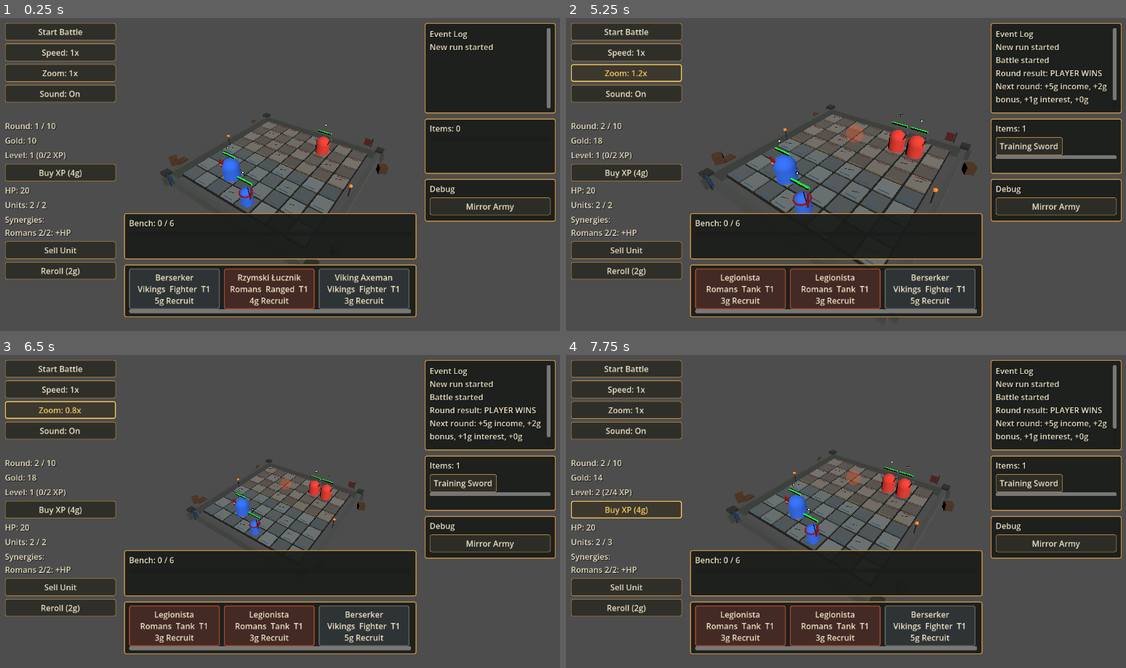
Above: before the commit, frames 1-4 (two rows, left to right).
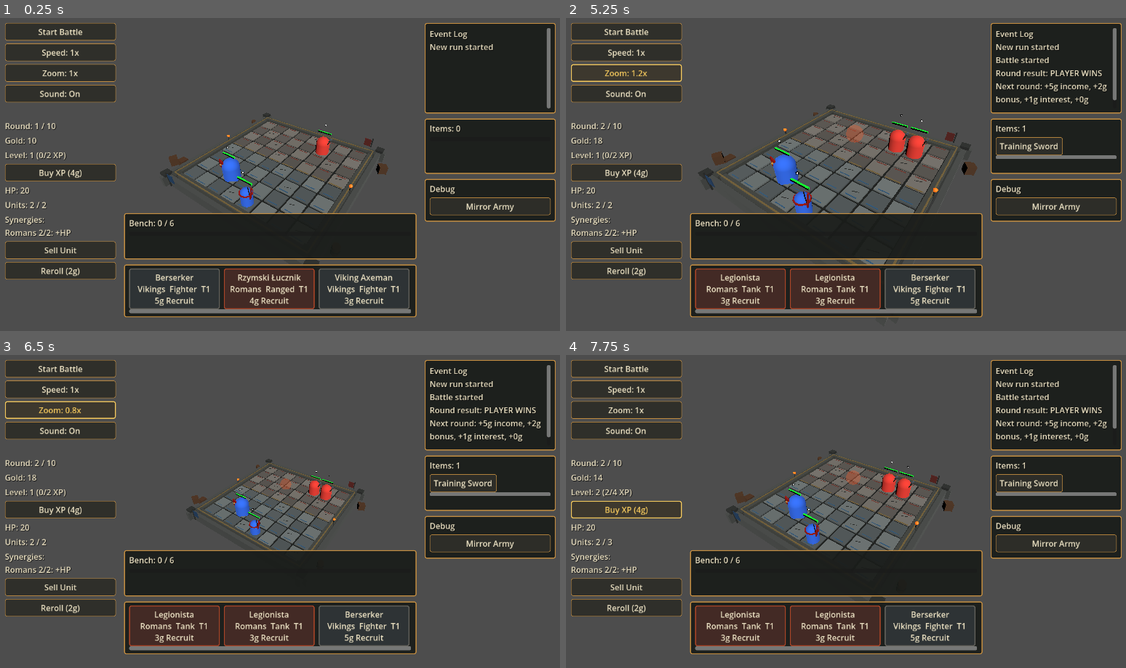
Above: after the commit, the same moments.

Repository: janmgryka-bit/warmarket
Game: Godot game, scene res://scenes/Main.tscn
The game is run twice, just before and just after one commit, with the same random seed, the same clock (stepped at 60 frames per second) and the same inputs.
Inputs:
- Up to frame 1 (0.25 s): no input
- Up to frame 2 (5.25 s): click "Start Battle" at 0.5 s; click "Start Battle" at 1.25 s; click "Speed: 1x" at 2 s; click "Speed: 2x" at 2.75 s; click "Speed: 4x" at 3.5 s; click "Next Round" at 4.25 s; click "Zoom: 1x" at 5 s
- Up to frame 3 (6.5 s): click "Zoom: 1.2x" at 5.75 s
- Up to frame 4 (7.75 s): click "Zoom: 0.8x" at 6.5 s; click "Buy XP (4g)" at 7.25 s

The runs differ from the first frame. In frame 1, 0.4% of the frame differs, in the area x 31-68%, y 31-63%; in frame 2, 0.5%, in the area x 26-71%, y 29-79%; in frame 3, 0.3%; in frame 4, 0.4%.

Commit message:
Fix integer division warnings

Diff:
--- a/godot_project/war-market/scripts/board.gd
+++ b/godot_project/war-market/scripts/board.gd
@@ -20,6 +20,10 @@
 var center_divider_color: Color = Color(0.58, 0.48, 0.27)
 var player_side_marker_color: Color = Color(0.25, 0.45, 0.62)
 var enemy_side_marker_color: Color = Color(0.60, 0.27, 0.22)
+var platform_base_color: Color = Color(0.23, 0.24, 0.23)
+var platform_side_color: Color = Color(0.16, 0.17, 0.16)
+var frame_stone_color: Color = Color(0.29, 0.30, 0.28)
+var frame_trim_color: Color = Color(0.50, 0.42, 0.25)
 
 func _ready() -> void:
 	print("BOARD SCRIPT DZIALA")
@@ -27,6 +31,8 @@
 
 func create_board() -> void:
 	var tile_count := 0
+
+	create_arena_platform()
 
 	for x in range(width):
 		for z in range(height):
@@ -72,6 +78,125 @@
 			tile_count += 1
 
 	print("UTWORZONO KAFELKOW: ", tile_count)
+
+func create_arena_platform() -> void:
+	var platform := Node3D.new()
+	platform.name = "ArenaPlatform"
+	add_child(platform)
+
+	var board_width := width * tile_size
+	var board_height := height * tile_size
+	var platform_margin := tile_size * 0.42
+	var platform_width := board_width + platform_margin * 2.0
+	var platform_height := board_height + platform_margin * 2.0
+
+	var base := create_platform_block(
+		"ArenaStoneBase",
+		Vector3(platform_width, 0.42, platform_height),
+		Vector3(0.0, 0.30, 0.0),
+		platform_base_color
+	)
+	platform.add_child(base)
+
+	var shadow_side := create_platform_block(
+		"ArenaLowerStone",
+		Vector3(platform_width + 0.18, 0.30, platform_height + 0.18),
+		Vector3(0.0, 0.10, 0.0),
+		platform_side_color
+	)
+	platform.add_child(shadow_side)
+
+	var frame_thickness := tile_size * 0.30
+	var frame_height := 0.32
+	var frame_y := 0.70
+	var frame_z := board_height / 2.0 + frame_thickness / 2.0
+	var frame_x := board_width / 2.0 + frame_thickness / 2.0
+
+	platform.add_child(create_platform_block(
+		"NorthStoneFrame",
+		Vector3(platform_width, frame_height, frame_thickness),
+		Vector3(0.0, frame_y, -frame_z),
+		frame_stone_color
+	))
+	platform.add_child(create_platform_block(
+		"SouthStoneFrame",
+		Vector3(platform_width, frame_height, frame_thickness),
+		Vector3(0.0, frame_y, frame_z),
+		frame_stone_color
+	))
+	platform.add_child(create_platform_block(
+		"WestStoneFrame",
+		Vector3(frame_thickness, frame_height, board_height),
+		Vector3(-frame_x, frame_y, 0.0),
+		frame_stone_color
+	))
+	platform.add_child(create_platform_block(
+		"EastStoneFrame",
+		Vector3(frame_thickness, frame_height, board_height),
+		Vector3(frame_x, frame_y, 0.0),
+		frame_stone_color
+	))
+
+	create_platform_corner_supports(platform, frame_x, frame_z)
+	create_platform_trim(platform, platform_width, platform_height)
+
+func create_platform_block(block_name: String, block_size: Vector3, block_position: Vector3, color: Color) -> MeshInstance3D:
+	var block := MeshInstance3D.new()
+	block.name = block_name
+	var mesh := BoxMesh.new()
+	mesh.size = block_size
+	block.mesh = mesh
+	block.position = block_position
+	block.material_override = create_stone_material(color)
+	return block
+
+func create_platform_corner_supports(platform: Node3D, frame_x: float, frame_z: float) -> void:
+	var corner_positions: Array[Vector3] = [
+		Vector3(-frame_x, 0.54, -frame_z),
+		Vector3(frame_x, 0.54, -frame_z),
+		Vector3(-frame_x, 0.54, frame_z),
+		Vector3(frame_x, 0.54, frame_z),
+	]
+	for index in range(corner_positions.size()):
+		var support := create_platform_block(
+			"CornerSupport_%s" % index,
+			Vector3(tile_size * 0.48, 0.72, tile_size * 0.48),
+			corner_positions[index],
+			frame_stone_color.darkened(0.08)
+		)
+		platform.add_child(support)
+
+func create_platform_trim(platform: Node3D, platform_width: float, platform_height: float) -> void:
+	var trim_height := 0.05
+	var trim_width := 0.08
+	var trim_y := 0.90
+	var trim_z := platform_height / 2.0 - tile_size * 0.20
+	var trim_x := platform_width / 2.0 - tile_size * 0.20
+
+	platform.add_child(create_platform_block(
+		"NorthMetalTrim",
+		Vector3(platform_width - tile_size * 0.38, trim_height, trim_width),
+		Vector3(0.0, trim_y, -trim_z),
+		frame_trim_color
+	))
+	platform.add_child(create_platform_block(
+		"SouthMetalTrim",
+		Vector3(platform_width - tile_size * 0.38, trim_height, trim_width),
+		Vector3(0.0, trim_y, trim_z),
+		frame_trim_color
+	))
+	platform.add_child(create_platform_block(
+		"WestMetalTrim",
+		Vector3(trim_width, trim_height, platform_height - tile_size * 0.38),
+		Vector3(-trim_x, trim_y, 0.0),
+		frame_trim_color
+	))
+	platform.add_child(create_platform_block(
+		"EastMetalTrim",
+		Vector3(trim_width, trim_height, platform_height - tile_size * 0.38),
+		Vector3(trim_x, trim_y, 0.0),
+		frame_trim_color
+	))
 
 func create_tile_slab(grid_pos: Vector2i) -> MeshInstance3D:
 	var mesh_instance := MeshInstance3D.new()
@@ -99,9 +224,10 @@
 	var mesh := BoxMesh.new()
 	mesh.size = Vector3(tile_size * 0.54, 0.025, 0.045)
 	marker.mesh = mesh
-	var marker_z := tile_size * 0.34 if grid_pos.y >= height / 2 else -tile_size * 0.34
+	var player_start_y := floori(float(height) / 2.0)
+	var marker_z := tile_size * 0.34 if grid_pos.y >= player_start_y else -tile_size * 0.34
 	marker.position = Vector3(0.0, 0.145, marker_z)
-	var marker_color := player_side_marker_color if grid_pos.y >= height / 2 else enemy_side_marker_color
+	var marker_color := player_side_marker_color if grid_pos.y >= player_start_y else enemy_side_marker_color
 	marker.material_override = create_stone_material(marker_color.darkened(0.12))
 	return marker
 
@@ -122,7 +248,8 @@
 	return null
 
 func create_center_divider_marker(grid_pos: Vector2i) -> MeshInstance3D:
-	if grid_pos.y != height / 2 - 1:
+	var player_start_y := floori(float(height) / 2.0)
+	if grid_pos.y != player_start_y - 1:
 		return null
 	var divider := MeshInstance3D.new()
 	divider.name = "CenterDivider"
@@ -137,7 +264,8 @@
 	var color := stone_light_color if (grid_pos.x + grid_pos.y) % 2 == 0 else stone_dark_color
 	var variation := float((grid_pos.x * 11 + grid_pos.y * 7) % 5) * 0.015
 	color = color.lightened(variation)
-	if grid_pos.y >= height / 2:
+	var player_start_y := floori(float(height) / 2.0)
+	if grid_pos.y >= player_start_y:
 		return color.lerp(player_side_tint, 0.14)
 	return color.lerp(enemy_side_tint, 0.13)
 
--- a/godot_project/war-market/scripts/game.gd
+++ b/godot_project/war-market/scripts/game.gd
@@ -910,7 +910,7 @@
 	if board != null:
 		board_width = int(board.width)
 		board_height = int(board.height)
-	var player_start_y := int(board_height / 2)
+	var player_start_y := floori(float(board_height) / 2.0)
 
 	for y in range(player_start_y, board_height):
 		for x in range(board_width):
